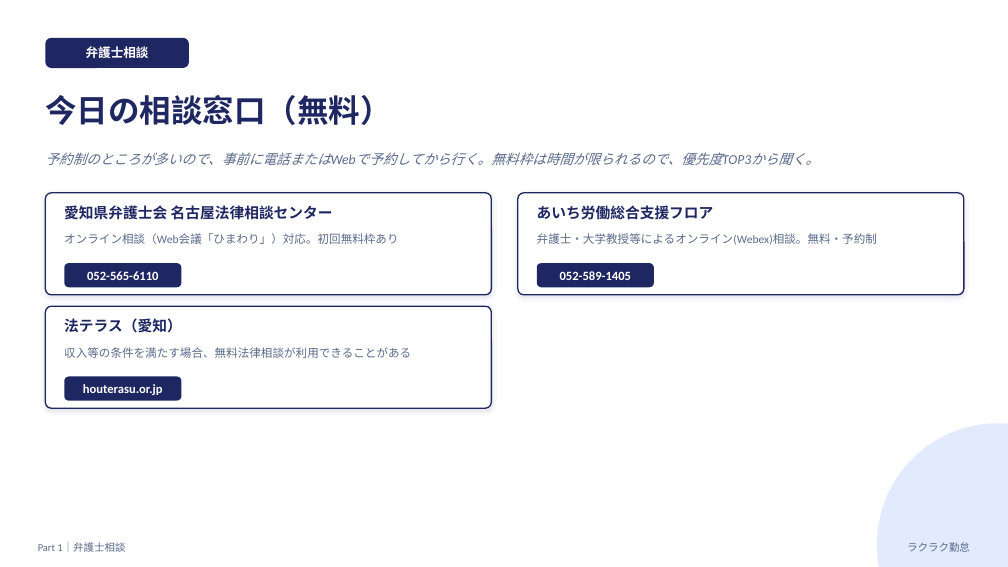
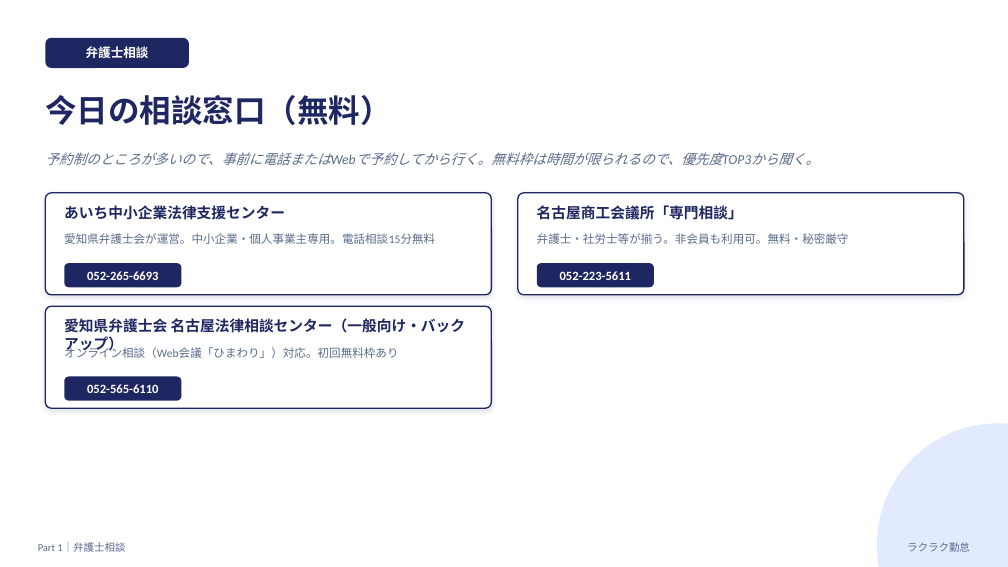
Before and after one commit to biccuri5086-hash/rakuraku-kintai, a slide deck: slide 8 of らくらく勤怠/specs/相談資料_弁護士社労士.pptx. Drawn at 1008x567 pixels with LibreOffice and Linux fonts; fonts in the diff are those of the drawing. Boxes give left, top, right and bottom in pixels: in the first picture for what was removed or moved away, otherwise in the second. Text is boxed around its words. In the diff, an @@ line names an element or a change of style, - is before the commit and + after.

```diff
--- a/らくらく勤怠/specs/相談資料_弁護士社労士.pptx
+++ b/らくらく勤怠/specs/相談資料_弁護士社労士.pptx
@@ text at (64, 205, 285, 220): text changed @@
-愛知県弁護士会 名古屋法律相談センター
+あいち中小企業法律支援センター
@@ text at (537, 205, 743, 220): text changed @@
-あいち労働総合支援フロア
+名古屋商工会議所「専門相談」
@@ text at (64, 233, 435, 244): text changed @@
-オンライン相談（Web会議「ひまわり」）対応。初回無料枠あり
+愛知県弁護士会が運営。中小企業・個人事業主専用。電話相談15分無料
@@ text at (537, 233, 849, 244): text changed @@
-弁護士・大学教授等によるオンライン(Webex)相談。無料・予約制
+弁護士・社労士等が揃う。非会員も利用可。無料・秘密厳守
@@ text at (87, 271, 158, 280): text changed @@
-052-565-6110
+052-265-6693
@@ text at (560, 271, 631, 280): text changed @@
-052-589-1405
+052-223-5611
@@ text at (64, 318, 466, 353): text changed @@
-法テラス（愛知）
+愛知県弁護士会 名古屋法律相談センター（一般向け・バックアップ）
@@ text at (64, 345, 398, 358): text changed @@
-収入等の条件を満たす場合、無料法律相談が利用できることがある
+オンライン相談（Web会議「ひまわり」）対応。初回無料枠あり
@@ text at (87, 384, 158, 393): text changed @@
-houterasu.or.jp
+052-565-6110
```
Also in this commit, not shown: 1 other slide changed, 3 other files.
